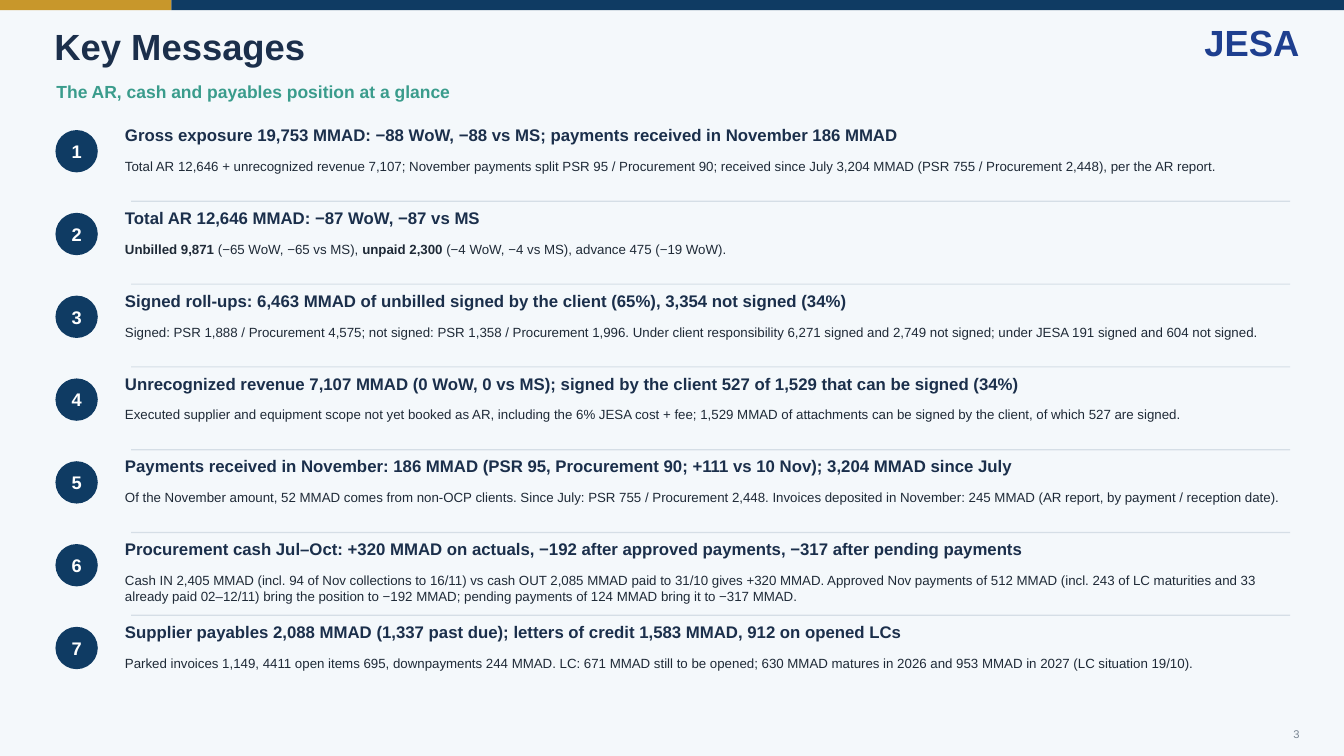
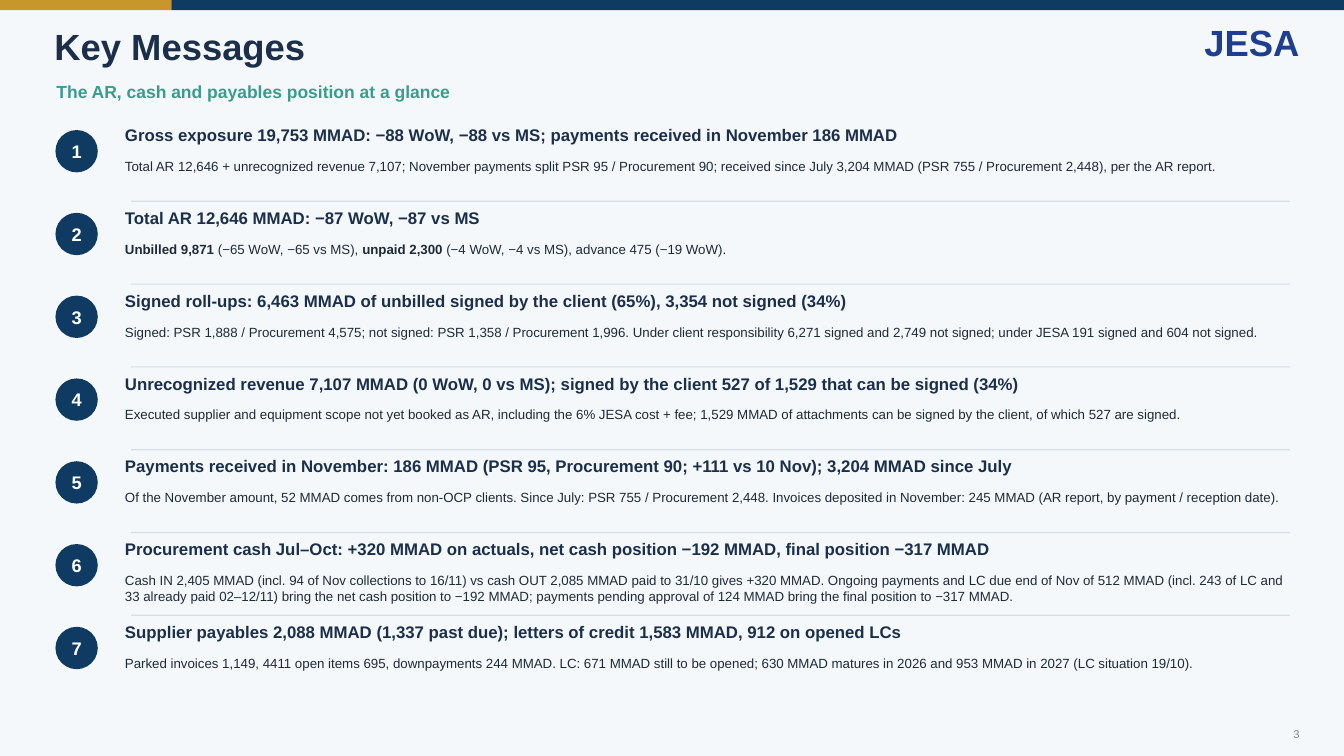
Before and after one commit to cherkaouihassan-art/Skills-Repo, a slide deck: slide 3 of weekly-ar-cash-deck/output/JESA_AR_Cash_Position_Nov_W3_2026-11-18.pptx. Drawn at 1344x756 pixels with LibreOffice and Linux fonts; fonts in the diff are those of the drawing. Boxes give left, top, right and bottom in pixels: in the first picture for what was removed or moved away, otherwise in the second. Text is boxed around its words. In the diff, an @@ line names an element or a change of style, - is before the commit and + after.

```diff
--- a/weekly-ar-cash-deck/output/JESA_AR_Cash_Position_Nov_W3_2026-11-18.pptx
+++ b/weekly-ar-cash-deck/output/JESA_AR_Cash_Position_Nov_W3_2026-11-18.pptx
@@ text at [125, 543, 989, 559]: text changed @@
-Procurement cash Jul–Oct: +320 MMAD on actuals, −192 after approved payments, −317 after pending payments
+Procurement cash Jul–Oct: +320 MMAD on actuals, net cash position −192 MMAD, final position −317 MMAD
@@ text at [125, 575, 1283, 604]: text changed @@
-Cash IN 2,405 MMAD (incl. 94 of Nov collections to 16/11) vs cash OUT 2,085 MMAD paid to 31/10 gives +320 MMAD. Approved Nov payments of 512 MMAD (incl. 243 of LC maturities and 33 already paid 02–12/11) bring the position to −192 MMAD; pending payments of 124 MMAD bring it to −317 MMAD.
+Cash IN 2,405 MMAD (incl. 94 of Nov collections to 16/11) vs cash OUT 2,085 MMAD paid to 31/10 gives +320 MMAD. Ongoing payments and LC due end of Nov of 512 MMAD (incl. 243 of LC and 33 already paid 02–12/11) bring the net cash position to −192 MMAD; payments pending approval of 124 MMAD bring the final position to −317 MMAD.
```
Also in this commit, not shown: 4 other slides changed, 6 other files.
